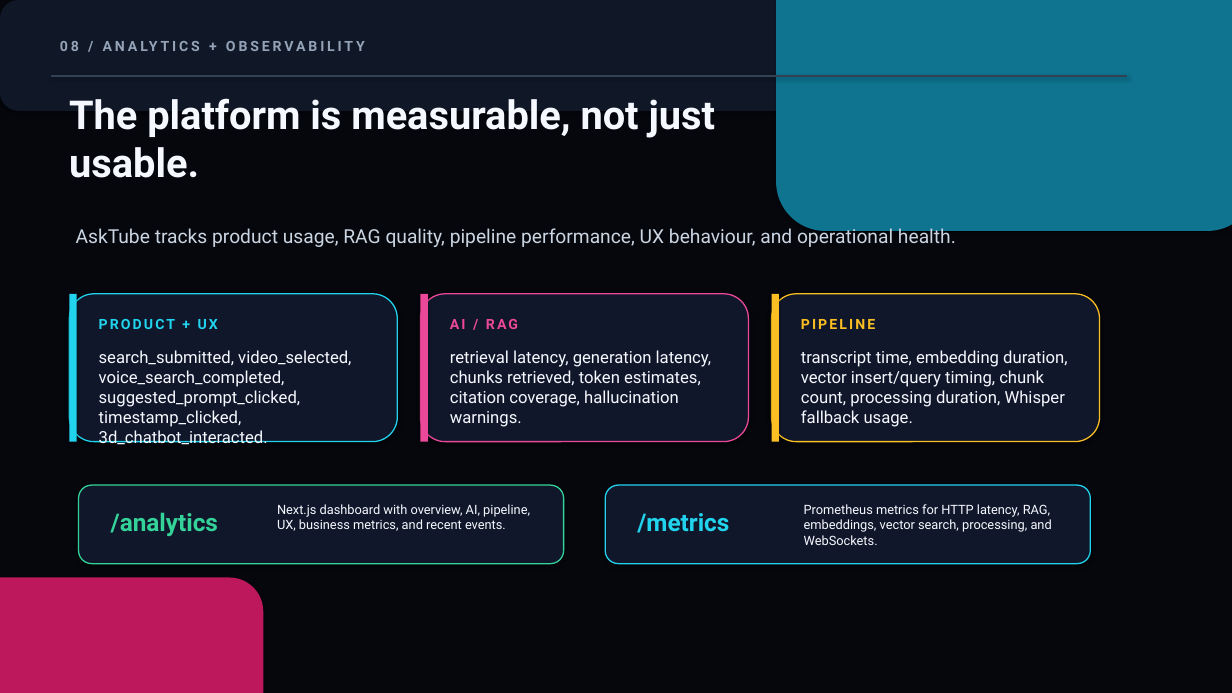
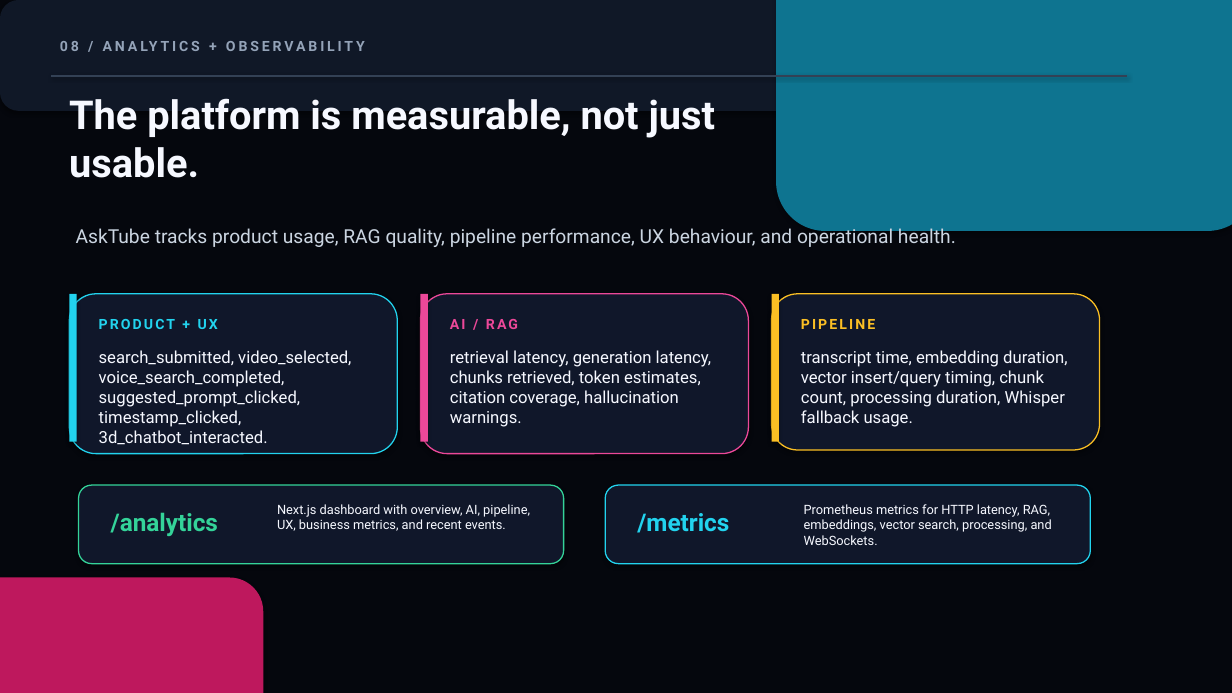
Before and after one commit to sabeurzarai/asktube-ai, a slide deck: slide 9 of docs/AskTube_AI_Presentation.pptx. Drawn at 1232x693 pixels with LibreOffice and Linux fonts; fonts in the diff are those of the drawing. Boxes give left, top, right and bottom in pixels: in the first picture for what was removed or moved away, otherwise in the second. Text is boxed around its words. In the diff, an @@ line names an element or a change of style, - is before the commit and + after.

```diff
--- a/docs/AskTube_AI_Presentation.pptx
+++ b/docs/AskTube_AI_Presentation.pptx
@@ rounded rectangle: place and size @@
-rounded rectangle at [69, 294, 397, 442]
+rounded rectangle at [69, 294, 397, 454]
@@ rounded rectangle: place and size @@
-rounded rectangle at [421, 294, 749, 442]
+rounded rectangle at [421, 294, 749, 454]
@@ rounded rectangle: place and size @@
-rounded rectangle at [772, 294, 1100, 442]
+rounded rectangle at [772, 294, 1100, 450]
```
Also in this commit, not shown: 2 other slides changed, 1 slide added, 1 other file.
